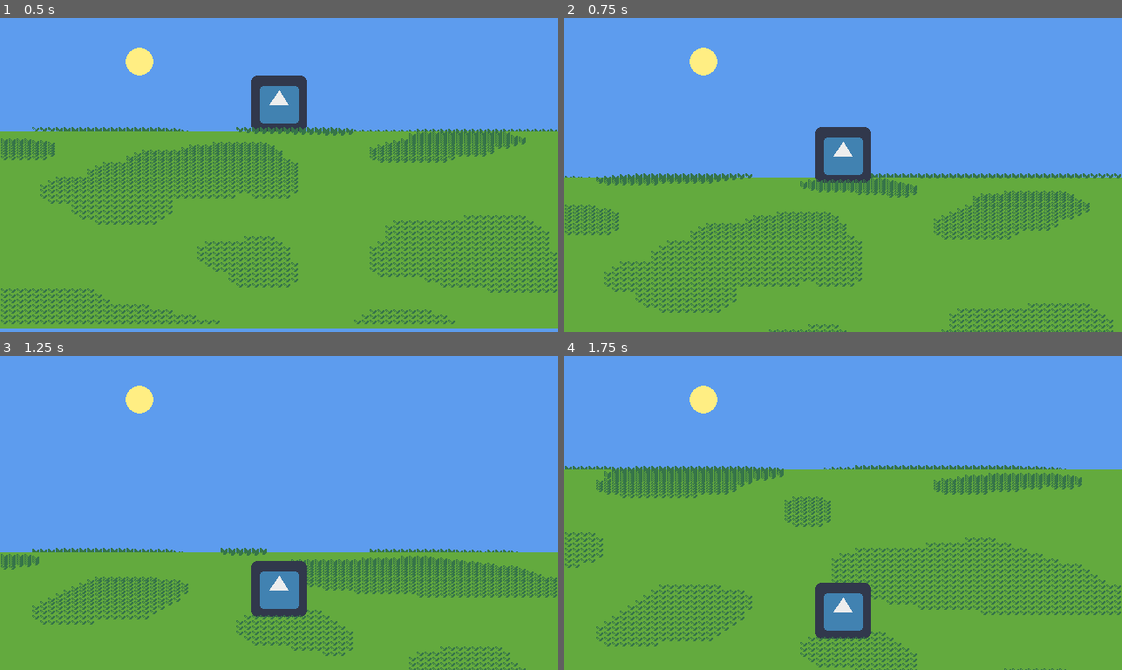
Above: before the commit, frames 1-4 (two rows, left to right).
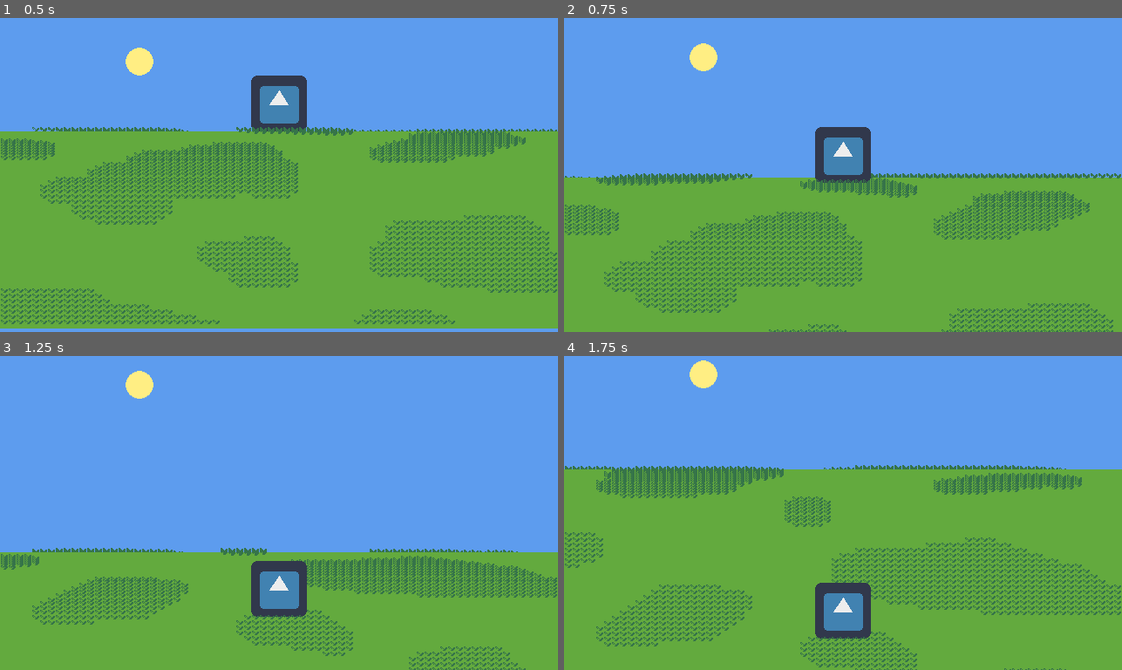
Above: after the commit, the same moments.

Repository: fitafunsoftware/project-fff
Game: Godot game, scene res://scenes/world.tscn
Two runs of this game, one before a commit and one after it. Both use one fixed random seed, a clock stepped at 60 frames per second and the inputs below. This scene is started directly instead of the project's main scene. The engine's default icon, where the game draws it, is replaced by a stand-in: a white triangle on a blue panel in a dark square.
Inputs:
- Up to frame 1 (0.5 s): no input
- Up to frame 2 (0.75 s): tap Enter (start) at 0.5 s; hold W (dpup) from 0.53 s (still down); tap K (a) at 0.6 s
- Up to frame 3 (1.25 s): keep holding W (dpup)
- Up to frame 4 (1.75 s): keep holding W (dpup); tap K (a) at 1.35 s

Frame 1 is identical in both runs. In frame 2, 0.1% of the frame differs, in the area x 22-28%, y 8-19%; in frame 3, 0.4%; in frame 4, 0.7%, in the area x 22-28%, y 1-19%.
Error in both runs: Invalid access to property or key 'PIXEL_SIZE' on a base object of type 'Dictionary'. (res://autoloads/global_params.gd:15)

Commit message:
Edit world.tscn.

Diff:
--- a/scenes/world.tscn
+++ b/scenes/world.tscn
@@ -76,6 +76,8 @@
 transform = Transform3D(1, 0, 0, 0, 1, 0, 0, 0, 1, -1.6, 1.3, -5)
 texture = ExtResource("8_30ww1")
 script = ExtResource("9_k2mbj")
+x_scale = 0.05
+z_scale = 0.05
 
 [node name="VerticalSprite3D" type="Sprite3D" parent="."]
 material_override = SubResource("ShaderMaterial_gaciq")
